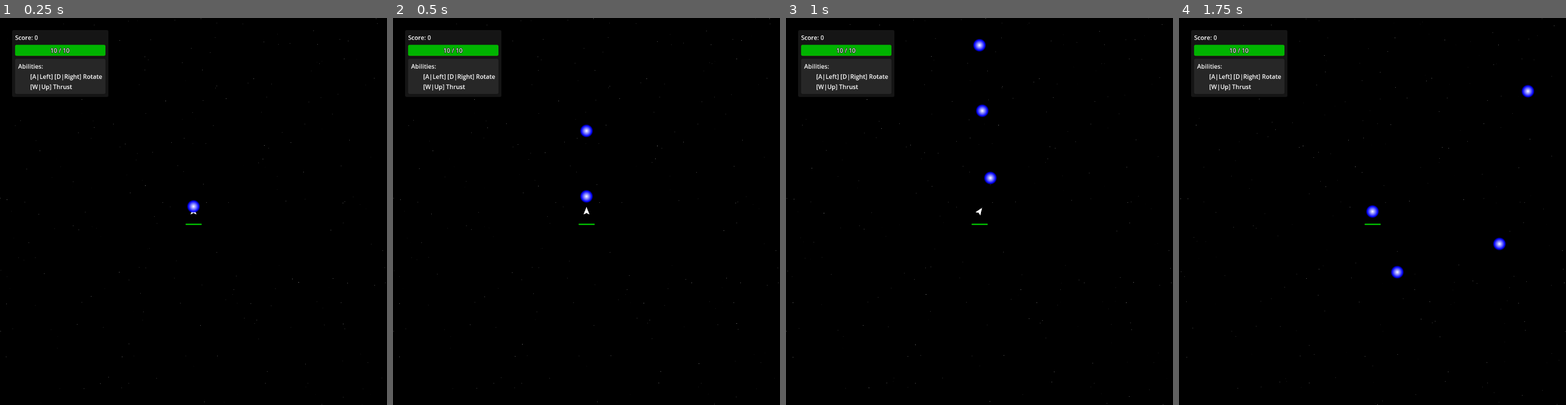
Above: before the commit, frames 1-4 (left to right).
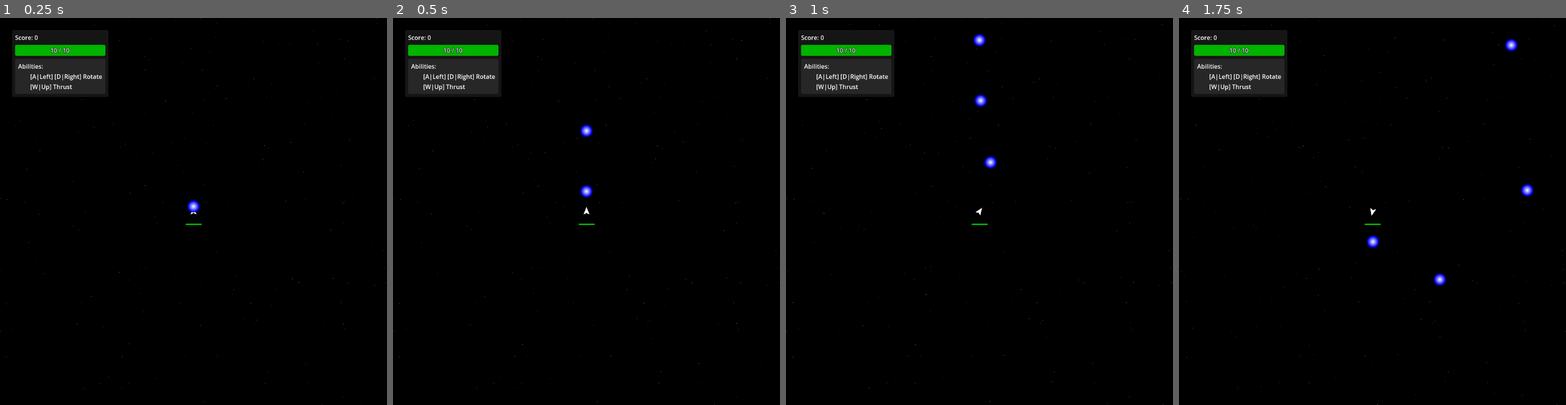
Above: after the commit, the same moments.

Repository: Trantarius/ArcadeGame
Game: Godot game, scene res://main.tscn
The game is run twice, just before and just after one commit, with the same random seed, the same clock (stepped at 60 frames per second) and the same inputs.
Inputs (mouse positions are in pixels of both pictures, inside the frame that each line leads up to):
- Up to frame 1 (0.25 s): no input
- Up to frame 2 (0.5 s): no input
- Up to frame 3 (1 s): move the mouse to (1064, 192) at 0.52 s; hold D (right) from 0.53 s (still down); hold Z (attack_ability) from 0.53 s (still down); tap Shift (movement_ability) at 0.8 s
- Up to frame 4 (1.75 s): move the mouse to (1295, 230) at 1.27 s; release D (right) at 1.28 s; release Z (attack_ability) at 1.28 s; hold A (left) from 1.28 s (still down); tap Shift (movement_ability) at 1.35 s; tap Space (shoot) at 1.55 s

Frame 1 is identical in both runs. In frame 2, 0.1% of the frame differs, in the area x 48-52%, y 43-48%; in frame 3, 0.5%; in frame 4, 0.7%, in the area x 48-92%, y 5-70%.

Commit message:
boost ability

Diff:
--- /dev/null
+++ b/CooldownTimer.gd
@@ -0,0 +1,13 @@
+class_name CooldownTimer
+
+var ticks:int:
+	set(to):
+		ticks = Time.get_ticks_usec() + to
+	get:
+		return ticks - Time.get_ticks_usec()
+
+var time:float:
+	set(to):
+		ticks = roundi(to*1_000_000)
+	get:
+		return float(ticks)/1_000_000
--- a/EnemySpawner.gd
+++ b/EnemySpawner.gd
@@ -63,7 +63,7 @@
 	var point_found:bool=false
 	var candidate:Transform2D
 	var attempts:int = 0
-	const max_attempts:int = 3
+	const max_attempts:int = 5
 	while(!point_found):
 		attempts += 1
 		if(attempts>max_attempts):
--- a/HealthBarSpawner.gd
+++ b/HealthBarSpawner.gd
@@ -6,13 +6,16 @@
 		if(enable_on_player != to):
 			enable_on_player = to
 			if(is_inside_tree()):
-				if(enable_on_player):
-					for player:Player in get_tree().get_nodes_in_group(&'Players'):
-						give_healthbar(player)
-				else:
-					for healthbar:Node in get_tree().get_nodes_in_group(&'HealthBars'):
-						if(healthbar.get_parent() is Player):
-							healthbar.queue_free()
+				refresh_player()
+func refresh_player()->void:
+	for healthbar:Node in get_tree().get_nodes_in_group(&'HealthBars'):
+		if(healthbar.get_parent() is Player):
+			healthbar.queue_free()
+	if(enable_on_player):
+		for player:Player in get_tree().get_nodes_in_group(&'Players'):
+			give_healthbar(player)
+
+
 
 ## Enables a health bar beneath each enemy
 @export var enable_on_enemy:bool = true:
@@ -20,13 +23,14 @@
 		if(enable_on_enemy != to):
 			enable_on_enemy = to
 			if(is_inside_tree()):
-				if(enable_on_enemy):
-					for enemy:Enemy in get_tree().get_nodes_in_group(&'Enemies'):
-						give_healthbar(enemy)
-				else:
-					for healthbar:Node in get_tree().get_nodes_in_group(&'HealthBars'):
-						if(healthbar.get_parent() is Enemy):
-							healthbar.queue_free()
+				refresh_enemy()
+func refresh_enemy()->void:
+	for healthbar:Node in get_tree().get_nodes_in_group(&'HealthBars'):
+		if(healthbar.get_parent() is Enemy):
+			healthbar.queue_free()
+	if(enable_on_enemy):
+		for enemy:Enemy in get_tree().get_nodes_in_group(&'Enemies'):
+			give_healthbar(enemy)
 
 ## Causes healthbars to only show on enemies that have been damaged
 @export var damaged_enemies_only:bool = true:
@@ -39,6 +43,8 @@
 						healthbar.hide_when_full = damaged_enemies_only
 
 func _ready() -> void:
+	refresh_player()
+	refresh_enemy()
 	Actor.something_spawned.connect(_on_something_spawned)
 
 func _on_something_spawned(actor:Actor)->void:
--- a/PickupSpawner.gd
+++ b/PickupSpawner.gd
@@ -44,7 +44,6 @@
 			var pickup:Pickup = chosen_scene.instantiate()
 			pickup.position = damage.target.position
 			pickup.linear_velocity = Vector2(randfn(0,20),randfn(0,20)) + damage.target.linear_velocity
-			pickup.target = damage.attacker
 			add_child(pickup)
 			total-=pickup.value
 
--- /dev/null
+++ b/abilities/AbilityPickup.gd
@@ -0,0 +1,6 @@
+extends Pickup
+
+@export var ability_scene:PackedScene
+
+func _on_picked_up(player: Player) -> void:
+	player.obtain_ability(ability_scene.instantiate())
--- /dev/null
+++ b/abilities/boost/boost_ability.gd
@@ -0,0 +1,15 @@
+extends PlayerAbility
+
+@export var strength:float = 100
+
+func _on_activate() -> void:
+	var player:Player = get_parent()
+	var dir:Vector2 = Vector2.UP.rotated(player.global_rotation)
+	var impulse:Vector2 = dir*strength
+	var acc:Vector2 = impulse/player.mass
+
+	acc += player.linear_velocity
+	acc = acc.limit_length(player.max_linear_speed)
+	acc -= player.linear_velocity
+
+	player.apply_impulse(acc*player.mass)
--- /dev/null
+++ b/abilities/boost/boost_ability.tscn
@@ -0,0 +1,12 @@
+[gd_scene load_steps=2 format=3 uid="uid://8506rbhgwm4s"]
+
+[ext_resource type="Script" path="res://abilities/boost/boost_ability.gd" id="1_uo0u2"]
+
+[node name="BoostAbility" type="Node"]
+script = ExtResource("1_uo0u2")
+strength = 500.0
+ability_name = &"Boost"
+cooldown = 5.0
+equip_type = 1
+
+[connection signal="activate" from="." to="." method="_on_activate"]
--- /dev/null
+++ b/abilities/boost/boost_pickup.tscn
@@ -0,0 +1,39 @@
+[gd_scene load_steps=6 format=3 uid="uid://caglsq2mpkvoc"]
+
+[ext_resource type="Script" path="res://abilities/AbilityPickup.gd" id="1_53cas"]
+[ext_resource type="PackedScene" uid="uid://8506rbhgwm4s" path="res://abilities/boost/boost_ability.tscn" id="2_m5dv0"]
+[ext_resource type="Script" path="res://Interpolator.gd" id="3_q87t7"]
+[ext_resource type="Texture2D" uid="uid://031yu02cxhmc" path="res://icon_background.png" id="4_6pd2e"]
+
+[sub_resource type="RectangleShape2D" id="RectangleShape2D_nooa2"]
+size = Vector2(32, 32)
+
+[node name="BoostPickup" type="Area2D"]
+collision_layer = 8
+collision_mask = 2
+script = ExtResource("1_53cas")
+ability_scene = ExtResource("2_m5dv0")
+
+[node name="CollisionShape2D" type="CollisionShape2D" parent="."]
+shape = SubResource("RectangleShape2D_nooa2")
+
+[node name="Interpolator" type="Node2D" parent="."]
+script = ExtResource("3_q87t7")
+
+[node name="Sprite2D" type="Sprite2D" parent="Interpolator"]
+texture_filter = 4
+scale = Vector2(0.125, 0.125)
+texture = ExtResource("4_6pd2e")
+
+[node name="Label" type="Label" parent="Interpolator"]
+anchors_preset = 15
+anchor_right = 1.0
+anchor_bottom = 1.0
+grow_horizontal = 2
+grow_vertical = 2
+theme_override_colors/font_color = Color(0, 0, 0, 1)
+text = "B"
+horizontal_alignment = 1
+vertical_alignment = 1
+
+[connection signal="picked_up" from="." to="." method="_on_picked_up"]
--- a/asteroid/AsteroidSpawner.gd
+++ b/asteroid/AsteroidSpawner.gd
@@ -62,7 +62,7 @@
 	add_child(aster)
 
 	var candidate:Transform2D = Transform2D(randf()*TAU,locator.call())
-	const max_attempts:int = 4
+	const max_attempts:int = 5
 	var attempt_count:int = 1
 	while(aster.test_move(candidate,Vector2.ZERO)):
 		if(attempt_count>=max_attempts):
--- a/hornet/hornet.gd
+++ b/hornet/hornet.gd
@@ -37,7 +37,7 @@
 		reference_acceleration = target.linear_acceleration
 
 		var tdist:float = (target.position-position).length()
-		if(tdist>base_distance/2 && tdist<3*base_distance/2):
+		if(tdist<3*base_distance/2):
 			fire_timer+=delta
 		else:
 			fire_timer = max(0,fire_timer-delta)
--- a/main.tscn
+++ b/main.tscn
@@ -9,10 +9,13 @@
 [ext_resource type="PackedScene" uid="uid://d4epik40543it" path="res://hornet/hornet.tscn" id="6_x6syn"]
 [ext_resource type="PackedScene" uid="uid://b84l7h2qte8nl" path="res://spiky/spiky_factory.tscn" id="6_x7aoa"]
 [ext_resource type="Script" path="res://EnemySpawner.gd" id="6_xg0x2"]
+[ext_resource type="PackedScene" uid="uid://caglsq2mpkvoc" path="res://abilities/boost/boost_pickup.tscn" id="9_tblqw"]
 [ext_resource type="Script" path="res://HitNumberSpawner.gd" id="10_mwqnm"]
 [ext_resource type="Script" path="res://HealthBarSpawner.gd" id="11_bnywn"]
 
 [node name="Main" type="Node"]
+
+[node name="Player" parent="." instance=ExtResource("3_d6lla")]
 
 [node name="UILayer" type="CanvasLayer" parent="."]
 layer = 2
@@ -31,7 +34,7 @@
 
 [node name="PickupSpawner" type="Node" parent="."]
 script = ExtResource("6_0lnqi")
-pickup_list = Array[PackedScene]([ExtResource("6_h8vvy")])
+pickup_list = Array[PackedScene]([ExtResource("6_h8vvy"), ExtResource("9_tblqw")])
 
 [node name="HitNumberSpawner" type="Node" parent="."]
 script = ExtResource("10_mwqnm")
@@ -42,5 +45,3 @@
 
 [node name="HealthBarSpawner" type="Node" parent="."]
 script = ExtResource("11_bnywn")
-
-[node name="Player" parent="." instance=ExtResource("3_d6lla")]
--- a/pickups/Pickup.gd
+++ b/pickups/Pickup.gd
@@ -8,7 +8,6 @@
 
 var linear_velocity:Vector2
 var angular_velocity:float
-var target:Player
 
 signal picked_up(player:Player)
 
@@ -16,6 +15,9 @@
 	body_entered.connect(_pickup_on_body_entered)
 
 func _physics_process(delta: float) -> void:
+	var target:Player = Player.find_nearest_player(position)
+	if(!is_instance_valid(target)):
+		return
 	position += linear_velocity * delta
 	rotation += angular_velocity * delta
 	if(is_instance_valid(target)):
--- a/pickups/health_pickup.tscn
+++ b/pickups/health_pickup.tscn
@@ -11,7 +11,7 @@
 collision_layer = 8
 collision_mask = 3
 script = ExtResource("1_s53f5")
-value = 5.0
+value = 2.5
 
 [node name="CollisionShape2D" type="CollisionShape2D" parent="."]
 shape = SubResource("CircleShape2D_e0wdq")
--- a/player/Player.gd
+++ b/player/Player.gd
@@ -7,13 +7,13 @@
 @export var auto_fire:bool
 ## Approximate radius at which to collect pickups
 @export var pickup_magnet:float = 256
-## Time until the next shot can be taken
-var shot_timer:float
 ## Total value of all enemies this player has killed
 var score:float:
 	set(to):
 		score=to
 		score_changed.emit(score)
+
+var shot_timer:CooldownTimer=CooldownTimer.new()
 
 var movement_ability:PlayerAbility:
 	set(to):
@@ -26,7 +26,32 @@
 			if(is_instance_valid(movement_ability)):
 				add_child(movement_ability)
 
+var movement_ability_timer:CooldownTimer=CooldownTimer.new()
+
+var attack_ability:PlayerAbility:
+	set(to):
+		if(attack_ability!=to):
+			var old:PlayerAbility = attack_ability
+			attack_ability = to
+			if(is_instance_valid(old)):
+				remove_child(old)
+				old.queue_free()
+			if(is_instance_valid(attack_ability)):
+				add_child(attack_ability)
+
+var attack_ability_timer:CooldownTimer=CooldownTimer.new()
+
 signal score_changed(to:float)
+
+func obtain_ability(ability:PlayerAbility)->void:
+	if(ability.equip_type==PlayerAbility.MOVEMENT):
+		movement_ability=ability
+		movement_ability_timer.time=0
+	elif(ability.equip_type==PlayerAbility.ATTACK):
+		attack_ability = ability
+		attack_ability_timer.time=0
+	else:
+		add_child(ability)
 
 func _on_death(_damage:Damage)->void:
 	# ensure camera stays around after player dies
@@ -51,10 +76,17 @@
 		linear_target = Vector2.ZERO
 		$Interpolator/RocketParticles.emitting=false
 
-	shot_timer-=delta
-	if((Input.is_action_pressed('shoot')!=auto_fire) && shot_timer<=0):
+	if((Input.is_action_pressed('shoot')!=auto_fire) && shot_timer.time<=0):
 		fire_bullet()
-		shot_timer = 1.0/fire_rate
+		shot_timer.time = 1.0/fire_rate
+
+func _input(event: InputEvent) -> void:
+	if(event.is_action_pressed("movement_ability") && movement_ability_timer.time<=0 && is_instance_valid(movement_ability)):
+		movement_ability.activate.emit()
+		movement_ability_timer.time = movement_ability.cooldown
+	elif(event.is_action_pressed("attack_ability") && attack_ability_timer.time<=0 && is_instance_valid(attack_ability)):
+		attack_ability.activate.emit()
+		attack_ability_timer.time = attack_ability.cooldown
 
 func fire_bullet()->void:
 	var bullet:Projectile = preload("res://player/bullet.tscn").instantiate()
--- a/player/player.tscn
+++ b/player/player.tscn
@@ -98,5 +98,11 @@
 lifetime = 10.0
 preprocess = 10.0
 
+[node name="MovementAbilityTimer" type="Timer" parent="."]
+
+[node name="AttackAbilityTimer" type="Timer" parent="."]
+
+[node name="ShotTimer" type="Timer" parent="."]
+
 [connection signal="death" from="." to="." method="_on_death"]
 [connection signal="kill" from="." to="." method="_on_kill"]
--- a/project.godot
+++ b/project.godot
@@ -80,6 +80,7 @@
 
 [physics]
 
+common/physics_jitter_fix=0.0
 2d/default_gravity=0.0
 2d/default_linear_damp=0.0
 2d/default_angular_damp=0.0
--- a/tmp.gd
+++ /dev/null
@@ -1,7 +0,0 @@
-@tool
-extends EditorScript
-
-
-func _run() -> void:
-	get_scene().noise.seed=randi()
-	get_scene().generate()
--- /dev/null
+++ b/ui/cooldown_meter.gd
@@ -0,0 +1,20 @@
+extends Control
+
+var text:String:
+	set(to):
+		$Label.text=to
+	get:
+		return $Label.text
+
+var timer:CooldownTimer=CooldownTimer.new()
+
+func reset(time:float)->void:
+	timer.time=time
+	$ProgressBar.max_value=time
+	$ProgressBar.value=time
+	$Panel.hide()
+
+func _process(_delta: float) -> void:
+	$ProgressBar.value = timer.time
+	if($ProgressBar.value<=0):
+		$Panel.show()
--- /dev/null
+++ b/ui/cooldown_meter.tscn
@@ -0,0 +1,45 @@
+[gd_scene load_steps=5 format=3 uid="uid://cnxkpuwjy8u4q"]
+
+[ext_resource type="Script" path="res://ui/cooldown_meter.gd" id="1_sge5p"]
+
+[sub_resource type="StyleBoxFlat" id="StyleBoxFlat_u5bfv"]
+bg_color = Color(0.25098, 0.25098, 0.705882, 0.25098)
+corner_radius_top_left = 4
+corner_radius_top_right = 4
+corner_radius_bottom_right = 4
+corner_radius_bottom_left = 4
+
+[sub_resource type="StyleBoxFlat" id="StyleBoxFlat_3vobt"]
+bg_color = Color(0.25098, 0.25098, 0.705882, 0.705882)
+corner_radius_top_right = 4
+corner_radius_bottom_right = 4
+
+[sub_resource type="StyleBoxFlat" id="StyleBoxFlat_koswl"]
+bg_color = Color(0, 0.6, 0.4, 0.431373)
+corner_radius_top_left = 4
+corner_radius_top_right = 4
+corner_radius_bottom_right = 4
+corner_radius_bottom_left = 4
+
+[node name="CooldownMeter" type="MarginContainer"]
+offset_right = 118.0
+offset_bottom = 38.0
+script = ExtResource("1_sge5p")
+
+[node name="ProgressBar" type="ProgressBar" parent="."]
+layout_mode = 2
+size_flags_vertical = 1
+theme_override_styles/background = SubResource("StyleBoxFlat_u5bfv")
+theme_override_styles/fill = SubResource("StyleBoxFlat_3vobt")
+fill_mode = 1
+show_percentage = false
+
+[node name="Panel" type="Panel" parent="."]
+layout_mode = 2
+theme_override_styles/panel = SubResource("StyleBoxFlat_koswl")
+
+[node name="Label" type="Label" parent="."]
+layout_mode = 2
+text = "Text"
+horizontal_alignment = 1
+vertical_alignment = 1
--- a/ui/info_panel.gd
+++ b/ui/info_panel.gd
@@ -46,28 +46,61 @@
 		if(is_inside_tree()):
 			update_abilities()
 
-@export var abilities:Array[PlayerAbility]:
-	set(to):
-		abilities=to
-		if(is_inside_tree()):
-			update_abilities()
+var abilities:Dictionary
 
 func update_abilities()->void:
-	for child:Node in ability_list.get_children():
-		child.queue_free()
 
 	if(include_basic_controls_in_abilities && include_controls_in_abilities):
-		add_ability_entry(get_controls_string(&'left')+' '+get_controls_string(&'right')+' Rotate')
-		add_ability_entry(get_controls_string(&'forward')+' Thrust')
+		if(!abilities.has(&'Rotate')):
+			var lbl:Label = Label.new()
+			ability_list.add_child(lbl)
+			abilities[&'Rotate']=lbl
+		if(!abilities.has(&'Thrust')):
+			var lbl:Label = Label.new()
+			ability_list.add_child(lbl)
+			abilities[&'Thrust']=lbl
+		abilities[&'Rotate'].text = get_controls_string(&'left')+' '+get_controls_string(&'right')+' Rotate'
+		abilities[&'Thrust'].text = get_controls_string(&'forward')+' Thrust'
 
-	for ability:PlayerAbility in abilities:
-		if(is_instance_valid(ability)):
-			add_ability_entry(get_ability_string(ability))
+	else:
+		if(abilities.has(&'Rotate')):
+			abilities[&'Rotate'].queue_free()
+			abilities.erase(&'Rotate')
+		if(!abilities.has(&'Thrust')):
+			abilities[&'Thrust'].queue_free()
+			abilities.erase(&'Thrust')
 
-func add_ability_entry(entry:String)->void:
-	var lbl:Label = Label.new()
-	lbl.text = entry
-	ability_list.add_child(lbl)
+	var keys:Array = abilities.keys()
+	for key:Variant in keys:
+		if(!(key is PlayerAbility)):
+			continue
+		abilities[key].queue_free()
+		if(!is_instance_valid(key)):
+			abilities.erase(key)
+			continue
+		abilities[key]=make_ability_entry(key)
+
+func make_ability_entry(ability:PlayerAbility)->Control:
+	if(ability.equip_type==PlayerAbility.MOVEMENT || ability.equip_type==PlayerAbility.ATTACK):
+		var cdm:Control = preload("res://ui/cooldown_meter.tscn").instantiate()
+		ability_list.add_child(cdm)
+		if(include_controls_in_abilities):
+			cdm.text = get_controls_string(&'movement_ability' if ability.equip_type==PlayerAbility.MOVEMENT else &'attack_ability')
+			cdm.text += ' ' + ability.ability_name
+		else:
+			cdm.text = ability.ability_name
+
+		ability.activate.connect(cdm.reset.bind(ability.cooldown))
+
+		return cdm
+	else:
+		var lbl:Label = Label.new()
+		if(include_controls_in_abilities):
+			lbl.text =  '[Passive] ' + ability.ability_name
+		else:
+			lbl.text = ability.ability_name
+		ability_list.add_child(lbl)
+		return lbl
 
 # Called when the node enters the scene tree for the first time.
 func _ready() -> void:
@@ -92,31 +125,16 @@
 
 func _on_player_child_added(child:Node)->void:
 	if(child is PlayerAbility):
-		abilities.push_back(child)
+		abilities[child]=make_ability_entry(child)
 
 func _on_player_child_removed(child:Node)->void:
-	if(child is PlayerAbility):
+	if(child is PlayerAbility && abilities.has(child)):
+		abilities[child].queue_free()
 		abilities.erase(child)
 
 func _on_player_health_changed(current:float, maximum:float)->void:
 	max_health = maximum
 	health = current
-
-func get_ability_string(ability:PlayerAbility)->String:
-	if(include_controls_in_abilities):
-		var ret:String
-		match ability.equip_type:
-			PlayerAbility.PASSIVE:
-				ret = '[Passive]'
-			PlayerAbility.MOVEMENT:
-				ret = get_controls_string(&'movement_ability')
-			PlayerAbility.ATTACK:
-				ret = get_controls_string(&'attack_ability')
-
-		ret += ' ' + ability.ability_name
-		return ret
-	else:
-		return ability.ability_name
 
 func get_controls_string(action:StringName)->String:
 	var ret:String
Renamed: player/abilities/PlayerAbility.gd -> abilities/PlayerAbility.gd
Not shown: 1 places in main.tscn that only renumber resources
